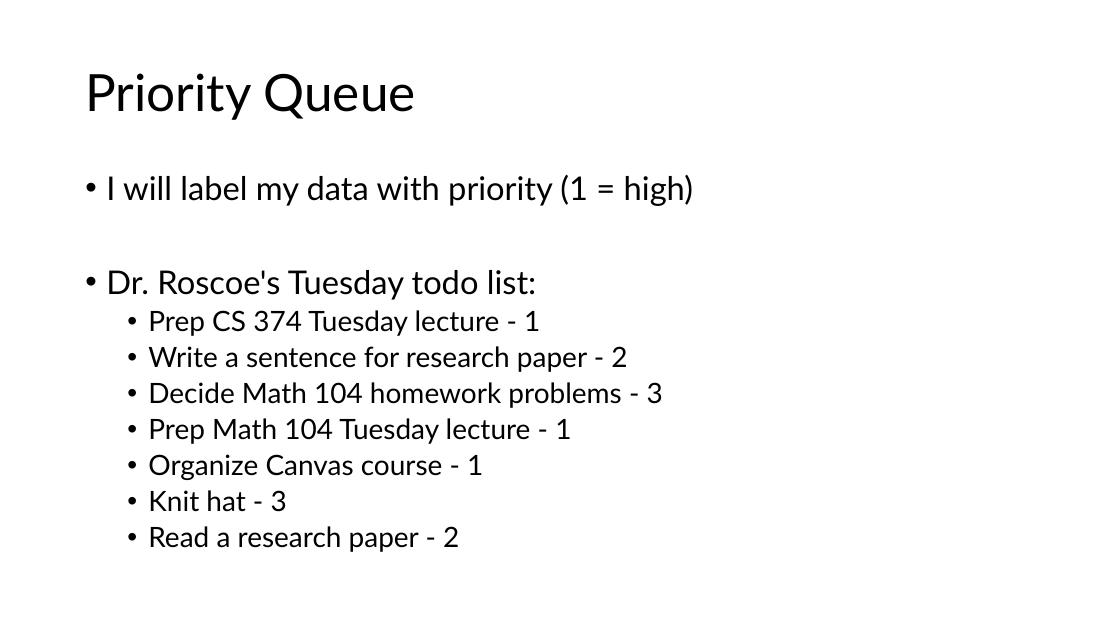
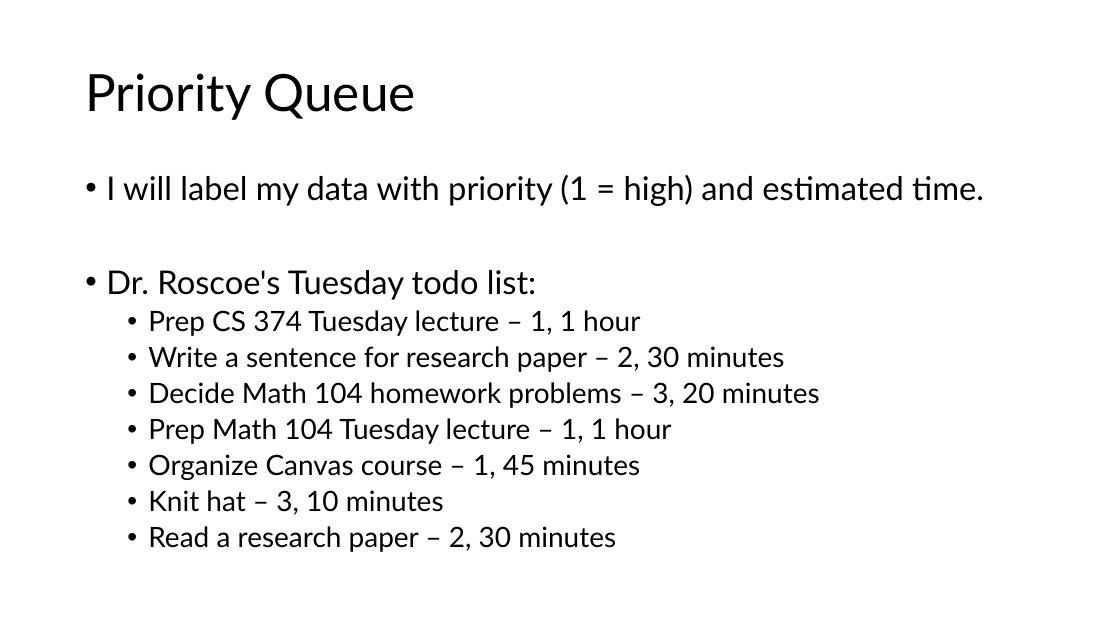
Before and after one commit to SMC-CS-374-Sp26/Unit-1-Prelims-Mathematics, a slide deck: slide 20 of CS-374-Syllabus.pptx. Drawn at 1120x630 pixels with LibreOffice and Linux fonts; fonts in the diff are those of the drawing. Boxes give left, top, right and bottom in pixels: in the first picture for what was removed or moved away, otherwise in the second. Text is boxed around its words. In the diff, an @@ line names an element or a change of style, - is before the commit and + after.

Commit message:
Update PPTS

```diff
--- a/CS-374-Syllabus.pptx
+++ b/CS-374-Syllabus.pptx
@@ text at <box>106,175,984,206</box>: text changed @@
-• I will label my data with priority (1 = high)
+• I will label my data with priority (1 = high) and estimated time.
@@ text at <box>148,310,820,552</box>: text changed @@
-  • Prep CS 374 Tuesday lecture - 1
-  • Write a sentence for research paper - 2
-  • Decide Math 104 homework problems - 3
-  • Prep Math 104 Tuesday lecture - 1
-  • Organize Canvas course - 1
-  • Knit hat - 3
-  • Read a research paper - 2
+  • Prep CS 374 Tuesday lecture – 1, 1 hour
+  • Write a sentence for research paper – 2, 30 minutes
+  • Decide Math 104 homework problems – 3, 20 minutes
+  • Prep Math 104 Tuesday lecture – 1, 1 hour
+  • Organize Canvas course – 1, 45 minutes
+  • Knit hat – 3, 10 minutes
+  • Read a research paper – 2, 30 minutes
```
Also in this commit, not shown: 2 other slides changed, 2 other files.
